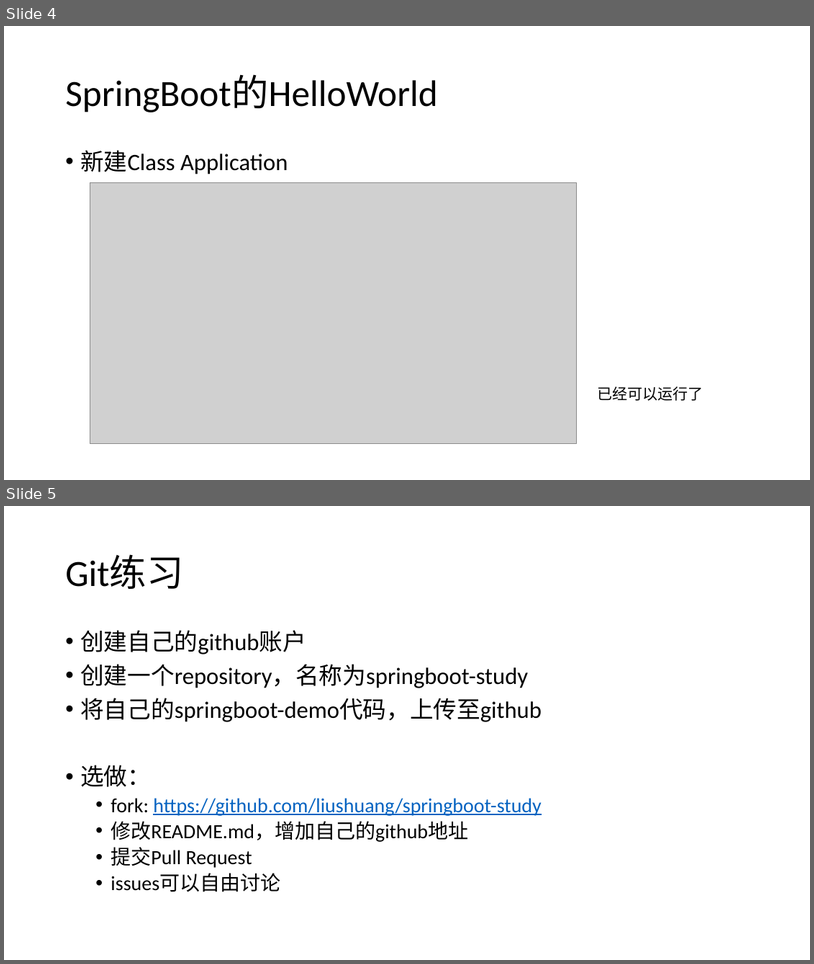
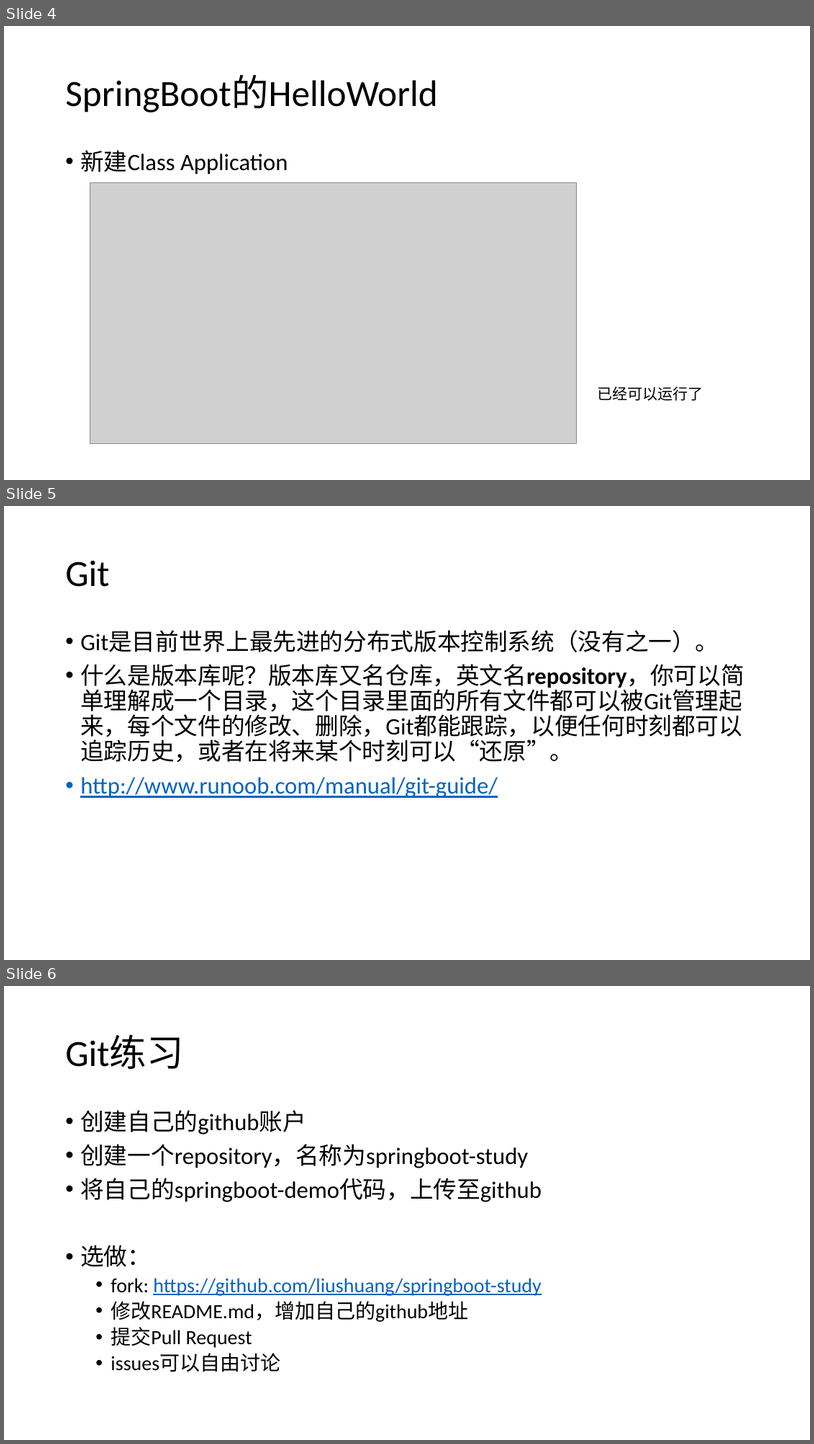
Before and after one commit to airuitian/MicroService, a slide deck: springboot/SpringBoot-2.pptx. Shown one above the other, each under a label of ours: slides 4 and 5 before the commit, slides 4, 5 and 6 after it. The pictures are 814x964 and 814x1444 pixels, drawn with LibreOffice and Linux fonts; fonts in the diff are those of the drawing; grey boxes stand for pictures. Boxes give left, top, right and bottom in pixels: in the first picture for what was removed or moved away, otherwise in the second. Text is boxed around its words. In the diff, an @@ line names an element or a change of style, - is before the commit and + after.

```diff
--- a/springboot/SpringBoot-2.pptx
+++ b/springboot/SpringBoot-2.pptx
@@ slide 5 added at (4, 506, 810, 960), background #FFFFFF @@
@@ title added at (65, 560, 109, 587), 44 pt, text #000000 @@
+Git
@@ text added at (80, 631, 744, 798), 28 pt, text #000000 @@
+• Git是目前世界上最先进的分布式版本控制系统（没有之一）。
+• 什么是版本库呢？版本库又名仓库，英文名repository，你可以简单理解成一个目录，这个目录里面的所有文件都可以被Git管理起来，每个文件的修改、删除，Git都能跟踪，以便任何时刻都可以追踪历史，或者在将来某个时刻可以“还原”。
+• http://www.runoob.com/manual/git-guide/
@@ what was slide 5 is now slide 6 @@
```
Also in this commit, not shown: 2 slides changed, 1 other slide added.
